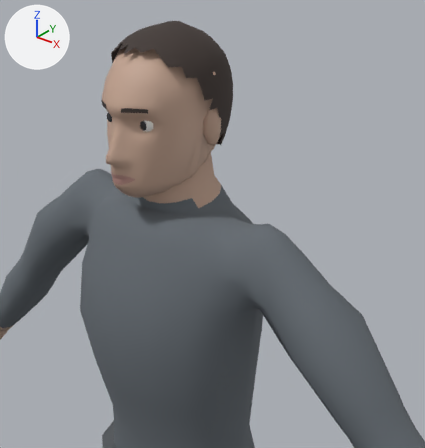
Before and after pictures for a commit that changed the glTF model models/characters/human/human.glb.
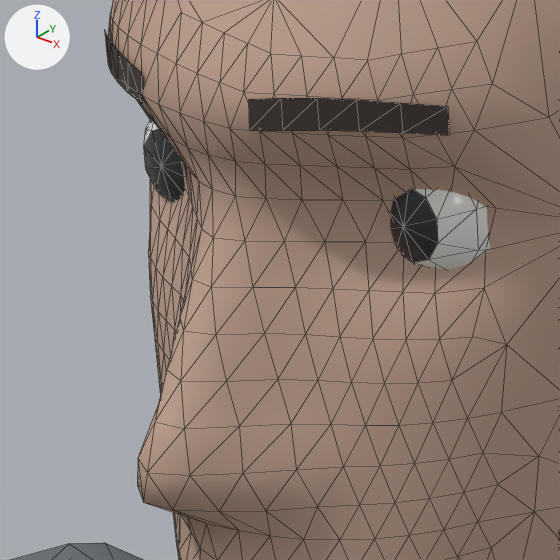
Old and new are each drawn from a 50 mm lens placed at (0.573, -0.617, 1.88), pointed at (0.098, -0.024, 1.512) and again close up on the part from 20% to 38% of the width and 21% to 38% of the height. Arrows for +X, +Y and +Z are at upper left; the lights stay in place. The older version's two pictures come first. The close-ups show mesh edges as thin lines. Vertices at exactly the same position are counted once.

The older version as bpy lines, for what is in view:
```python
me_eyel = bpy.data.meshes.new('eyeL')
me_eyel.from_pydata(...)  # 52 vertices, 100 faces; spans x -0.0448..-0.0182, y -0.0885..-0.0605, z 1.645..1.673
# faces by material slot: [90, 10]
me_eyel.materials.append(mat_eye)  # white #ededea
me_eyel.materials.append(mat_iris)  # dark grey #303035
me_eyer = bpy.data.meshes.new('eyeR')
me_eyer.from_pydata(...)  # 52 vertices, 100 faces; spans x 0.0182..0.0448, y -0.0885..-0.0605, z 1.645..1.673
# faces by material slot: [90, 10]
me_eyer.materials.append(mat_eye)  # white #ededea
me_eyer.materials.append(mat_iris)  # dark grey #303035
me_head_003 = bpy.data.meshes.new('head.003')
me_head_003.from_pydata(...)  # 1009 vertices, 1863 faces; spans x -0.084..0.083, y -0.126..0.106, z 1.546..1.778
# faces by material slot: [1164, 619, 80]
me_head_003.materials.append(mat_skin)  # beige #c4a490
me_head_003.materials.append(mat_hair)  # brown #3f3530
me_head_003.materials.append(mat_lip)  # pink #b58981
me_trunk_001 = bpy.data.meshes.new('trunk.001')
me_trunk_001.from_pydata(...)  # 1094 vertices, 2178 faces; spans x -0.69..0.69, y -0.21..0.13, z 0.0..1.63
# faces by material slot: [871, 534, 310, 463]
me_trunk_001.materials.append(mat_shirt)  # grey #656c73
me_trunk_001.materials.append(mat_trousers)  # dark grey #595d61
me_trunk_001.materials.append(mat_boots)  # dark grey #303035
me_trunk_001.materials.append(mat_skin)  # beige #c4a490
ob_body = bpy.data.objects.new('body', me_trunk_001)
ob_body.location = (0.0, 0.0, 0.0)
ob_eyel = bpy.data.objects.new('eyeL', me_eyel)
ob_eyel.location = (0.0, 0.0, 0.0)
ob_eyer = bpy.data.objects.new('eyeR', me_eyer)
ob_eyer.location = (0.0, 0.0, 0.0)
ob_head = bpy.data.objects.new('head', me_head_003)
ob_head.location = (0.0, 0.0, 0.0)
```
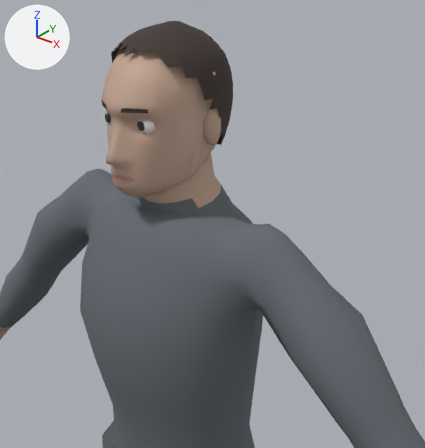
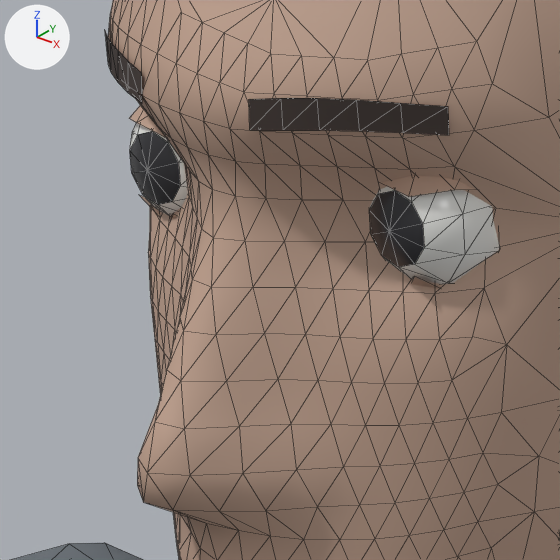
Boxes (x1, y1, x2, y2) around the edits, measured in the close-ups (560 x 560 px):
'eyeR', moved: before (390, 189, 491, 270); after (369, 186, 499, 284)
'eyeL', moved: before (144, 120, 185, 202); after (130, 123, 188, 216)
part 3 of me_head_003, rebuilt (not visible before): after (130, 105, 165, 137)
part 4 of me_head_003, rebuilt (not visible before): after (381, 176, 475, 197)
part 5 of me_head_003, added (mostly hidden): after (412, 276, 440, 289)
part 6 of me_head_003, added: after (139, 195, 178, 220)

The change, as a diff of the scene's bpy script:
```diff
--- a/models/characters/human/human.glb.py
+++ b/models/characters/human/human.glb.py
@@ me_eyel @@
 # used by ob_eyel; location = (0.0, 0.0, 0.0)
-me_eyel.from_pydata(...)  # 52 vertices, 100 faces; spans x -0.0448..-0.0182, y -0.0885..-0.0605, z 1.645..1.673
+me_eyel.from_pydata(...)  # 52 vertices, 100 faces; spans x -0.0448..-0.0182, y -0.092..-0.064, z 1.645..1.673
+# me_eyel part 1: the whole mesh is moved by (0.0, -0.0035, 0.0)
 me_eyel.materials.append(mat_eye)
@@ me_eyer @@
 # used by ob_eyer; location = (0.0, 0.0, 0.0)
-me_eyer.from_pydata(...)  # 52 vertices, 100 faces; spans x 0.0182..0.0448, y -0.0885..-0.0605, z 1.645..1.673
+me_eyer.from_pydata(...)  # 52 vertices, 100 faces; spans x 0.0182..0.0448, y -0.092..-0.064, z 1.645..1.673
+# me_eyer part 2: the whole mesh is moved by (0.0, -0.0035, 0.0)
 me_eyer.materials.append(mat_eye)
@@ me_head_003 @@
 # used by ob_head; location = (0.0, 0.0, 0.0)
 # verts and faces of me_head_003; kept vertices keep their numbers, new ones are numbered from 1009
-me_head_003.from_pydata(...)  # 1009 vertices, 1863 faces; spans x -0.084..0.083, y -0.126..0.106, z 1.546..1.778
+me_head_003.from_pydata(...)  # 1021 vertices, 1877 faces; spans x -0.084..0.083, y -0.126..0.106, z 1.546..1.778
+# me_head_003 part 3: the loose piece of 6 vertices spanning x -0.038..-0.021, y -0.087..-0.075, z 1.667..1.674 is rebuilt with 10 vertices and now spans x -0.044..-0.018, y -0.091..-0.078, z 1.666..1.674
+# me_head_003 part 4: the loose piece of 6 vertices spanning x 0.025..0.042, y -0.087..-0.075, z 1.667..1.674 is rebuilt with 10 vertices and now spans x 0.019..0.045, y -0.091..-0.078, z 1.666..1.674
+# me_head_003 part 5
+verts[1009] = (0.032, -0.078, 1.644)
+verts[1010] = (0.029, -0.086, 1.646)
+verts[1011] = (0.038, -0.083, 1.646)
+verts[1012] = (0.035, -0.09, 1.651)  # pixel (414, 276)
+verts[1013] = (0.024, -0.078, 1.646)
+verts[1014] = (0.021, -0.086, 1.651)
+faces += [(1009, 1011, 1010), (1009, 1010, 1013), (1010, 1014, 1013), (1010, 1011, 1012)]  # mat_skin (beige #c4a490)
+# me_head_003 part 6
+verts[1015] = (-0.032, -0.078, 1.644)
+verts[1016] = (-0.034, -0.086, 1.646)
+verts[1017] = (-0.025, -0.083, 1.646)
+verts[1018] = (-0.028, -0.09, 1.651)  # pixel (172, 213)
+verts[1019] = (-0.039, -0.078, 1.646)
+verts[1020] = (-0.042, -0.086, 1.651)  # pixel (138, 194)
+faces += [(1015, 1017, 1016), (1015, 1016, 1019), (1016, 1020, 1019), (1016, 1017, 1018)]  # mat_skin (beige #c4a490)
+# other edits to the shape of me_head_003 do not show in these pictures
 me_head_003.materials.append(mat_skin)
```
